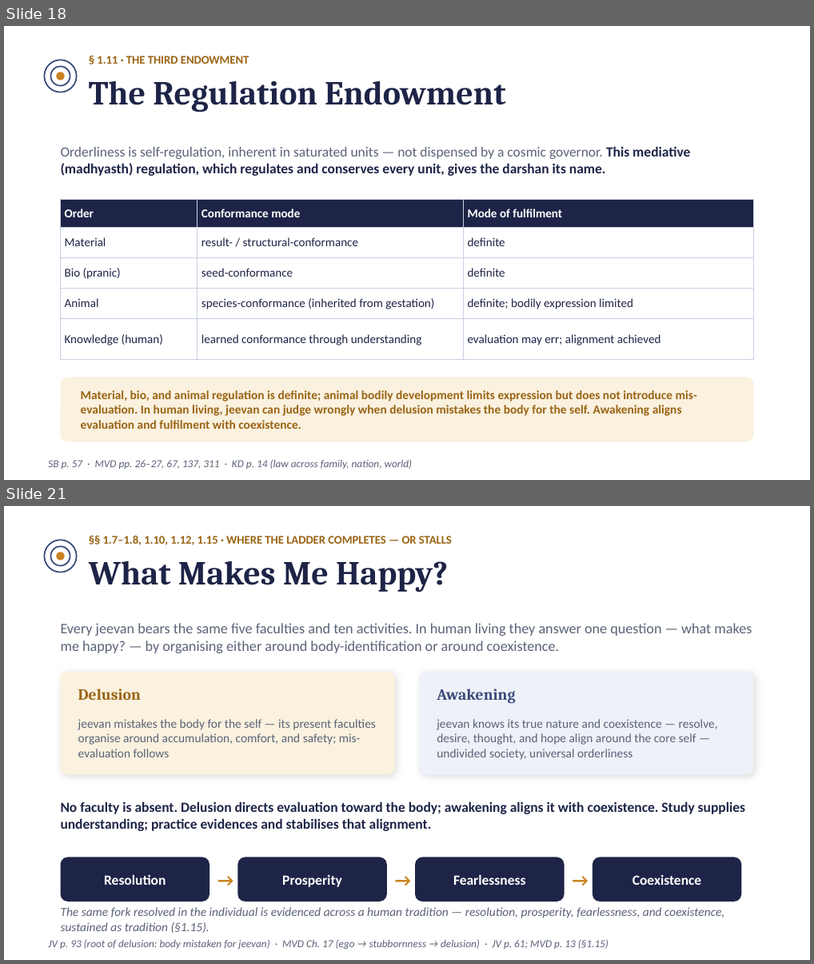
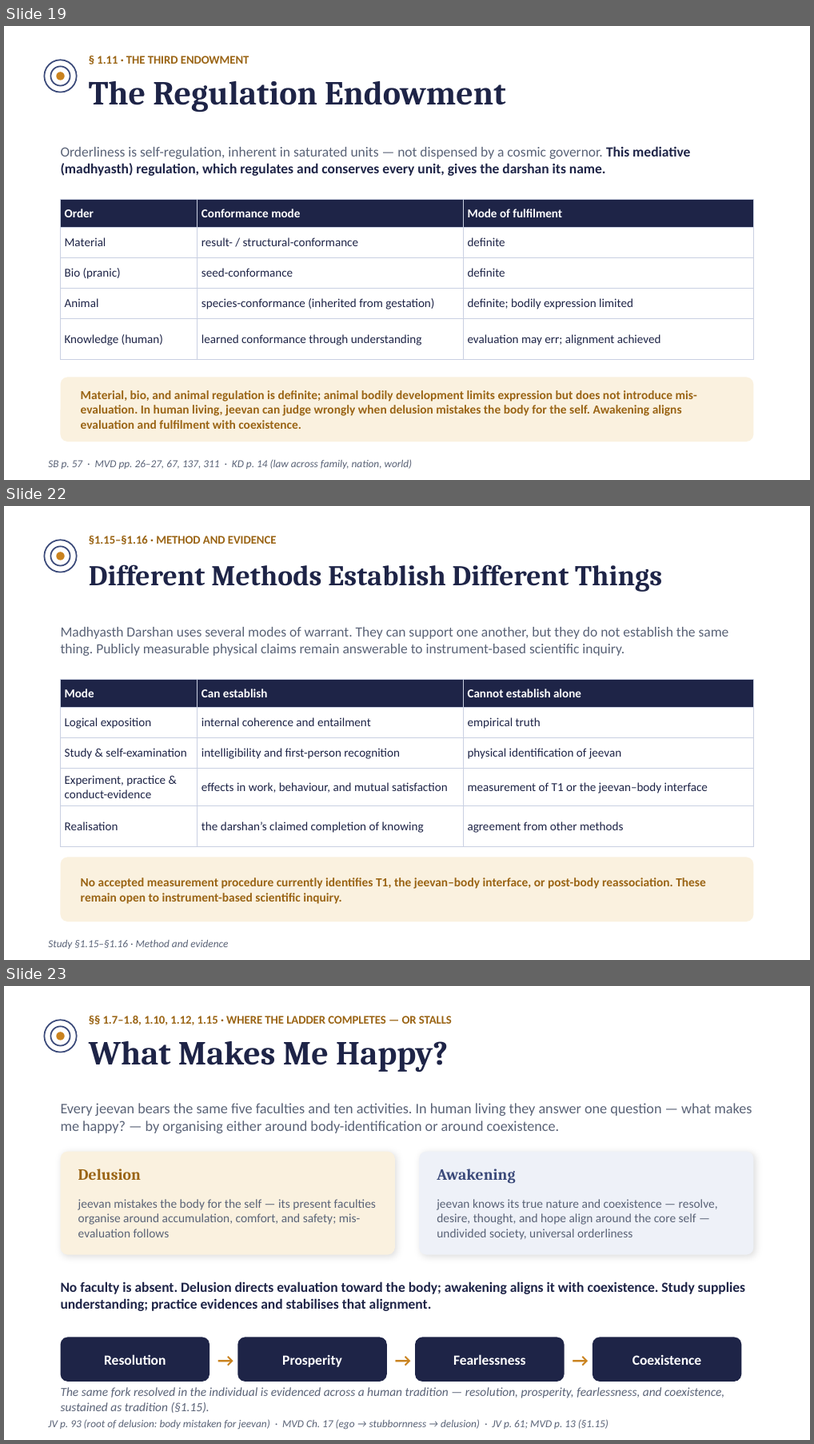
Before and after one commit to raghavamohan/AnalyticMadhyasthDarshan, a slide deck: Studies/The-Ontology-of-Coexistence/The-Ontology-of-Existence-Madhyasth-Darshan.pptx. Shown one above the other, each under a label of ours: slides 18 and 21 before the commit, slides 19, 22 and 23 after it; the slides between them are not shown. The pictures are 814x964 and 814x1444 pixels, drawn with LibreOffice and Linux fonts; fonts in the diff are those of the drawing. Boxes give left, top, right and bottom in pixels: in the first picture for what was removed or moved away, otherwise in the second. Text is boxed around its words. In the diff, an @@ line names an element or a change of style, - is before the commit and + after.

Commit message:
Clarify ontology study and presentation

```diff
--- a/Studies/The-Ontology-of-Coexistence/The-Ontology-of-Existence-Madhyasth-Darshan.pptx
+++ b/Studies/The-Ontology-of-Coexistence/The-Ontology-of-Existence-Madhyasth-Darshan.pptx
@@ slide 22 added at (4,506,810,960), background #FFFFFF @@
@@ ellipse added at (44,540,77,572), outline #3B4A7A 1.25 pt @@
@@ ellipse added at (50,546,70,566), outline #3B4A7A 1.25 pt @@
@@ ellipse added at (57,552,65,560), fill #C9821E @@
@@ text added at (89,536,276,544), 10.5 pt, text #9A6414, bold @@
+§1.15–§1.16 · METHOD AND EVIDENCE
@@ text added at (89,564,662,592), 25.5 pt, text #1E2447, bold @@
+Different Methods Establish Different Things
@@ text added at (61,627,730,656), 12.5 pt, text #5A6377 @@
+Madhyasth Darshan uses several modes of warrant. They can support one another, but they do not establish the same thing. Publicly measurable physical claims remain answerable to instrument-based scientific inquiry.
@@ table added at (61,680,754,839), 5 rows, 3 columns @@
+Mode | Can establish | Cannot establish alone
+Logical exposition | internal coherence and entailment | empirical truth
+Study & self-examination | intelligibility and first-person recognition | physical identification of jeevan
+Experiment, practice & conduct-evidence | effects in work, behaviour, and mutual satisfaction | measurement of T1 or the jeevan–body interface
+Realisation | the darshan’s claimed completion of knowing | agreement from other methods
@@ rounded rectangle added at (61,856,754,921), fill #FAF1DF @@
@@ text added at (81,877,706,904), 11 pt, text #9A6414, bold @@
+No accepted measurement procedure currently identifies T1, the jeevan–body interface, or post-body reassociation. These remain open to instrument-based scientific inquiry.
@@ text added at (48,940,228,948), 9.5 pt, text #5A6377, italic @@
+Study §1.15–§1.16 · Method and evidence
@@ what was slide 18 is now slide 19 @@
@@ what was slide 21 is now slide 23 @@
```
Also in this commit, not shown: 15 slides changed, 1 other slide added, 18 other files.
